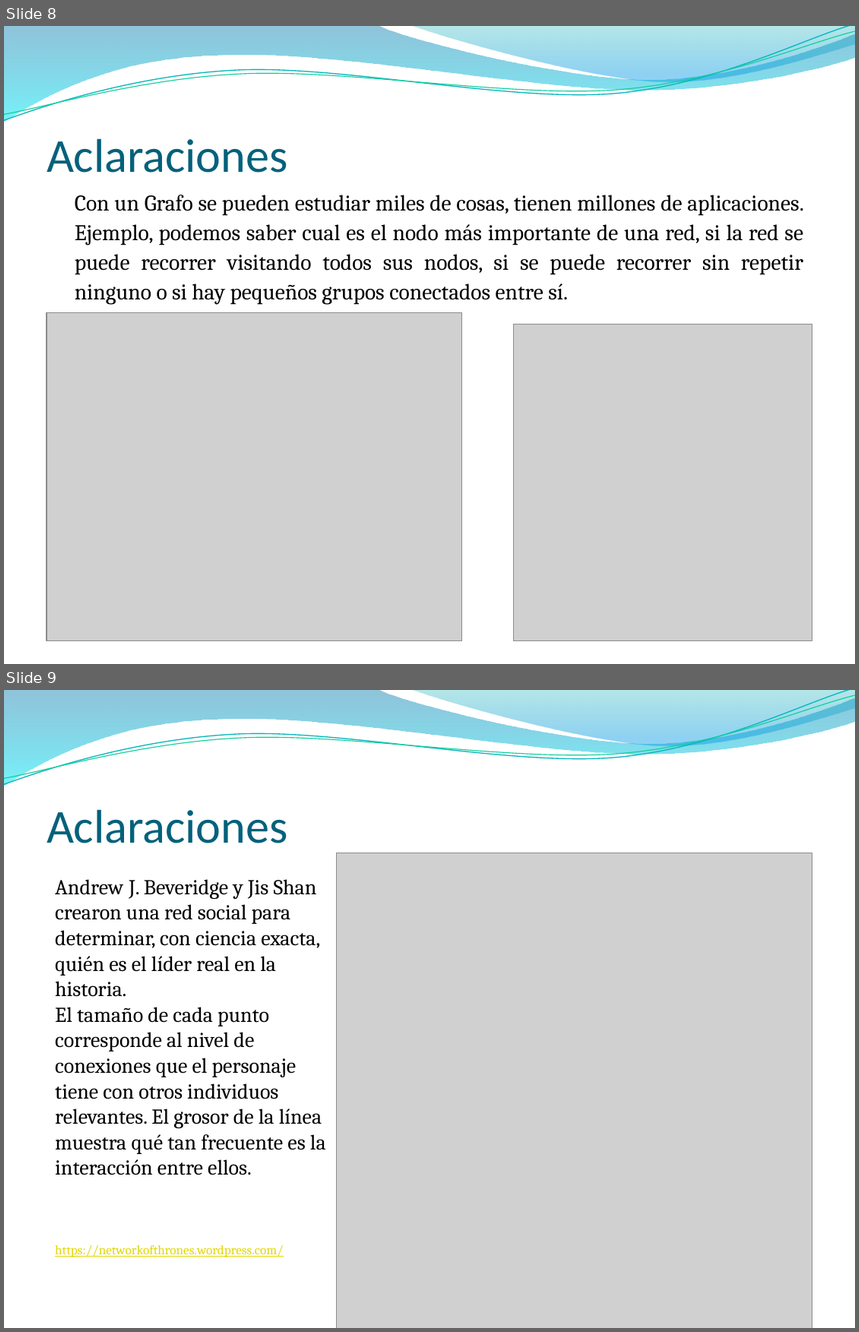
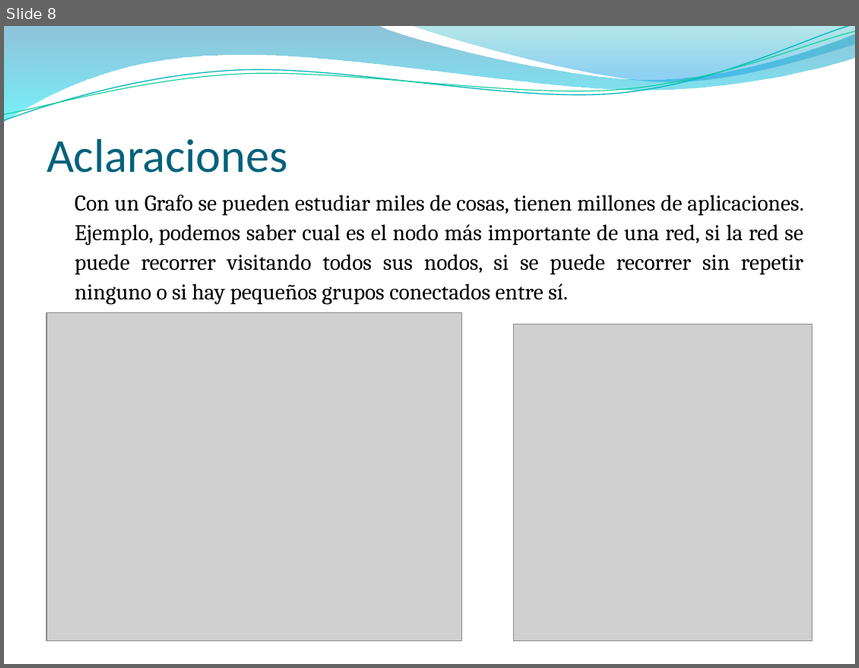
Before and after one commit to NicolasPerezUNLaSMN/PROG_II_UADE_JAVA, a slide deck: Clase X - Grafos, representaciones y recorridos básicos/Clase de Grafos.pptx. Shown one above the other, each under a label of ours: slides 8 and 9 before the commit, slide 8 after it. The pictures are 859x1332 and 859x668 pixels, drawn with LibreOffice and Linux fonts; fonts in the diff are those of the drawing; grey boxes stand for pictures; background and template pictures are left out. Boxes give left, top, right and bottom in pixels: in the first picture for what was removed or moved away, otherwise in the second. Text is boxed around its words. In the diff, an @@ line names an element or a change of style, - is before the commit and + after.

```diff
--- a/Clase X - Grafos, representaciones y recorridos básicos/Clase de Grafos.pptx
+++ b/Clase X - Grafos, representaciones y recorridos básicos/Clase de Grafos.pptx
@@ slide 9 removed at (x1=4, y1=690, x2=855, y2=1328), background picture (left out); not listed: 4 template elements that a slide beside it also shows @@
@@ title removed at (x1=47, y1=809, x2=287, y2=844) @@
-Aclaraciones
@@ picture removed at (x1=337, y1=853, x2=813, y2=1328) @@
@@ text removed at (x1=55, y1=879, x2=326, y2=1258) @@
-Andrew J. Beveridge y Jis Shan crearon una red social para determinar, con ciencia exacta, quién es el líder real en la historia.
-El tamaño de cada punto corresponde al nivel de conexiones que el personaje tiene con otros individuos relevantes. El grosor de la línea muestra qué tan frecuente es la interacción entre ellos.
-  https://networkofthrones.wordpress.com/
```
Also in this commit, not shown: 3 slides changed, 2 slides added, 17 other files.
